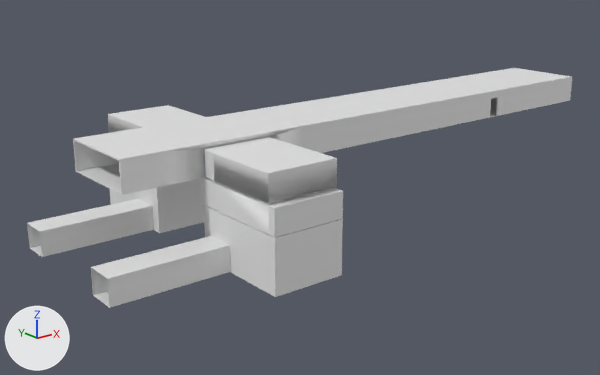
What one commit did to the FBX model TheStationThatWhispers/Assets/Art Assets/Models/Environment/Level/SecondFloor/Rest Room Area/SecondFloorRestRoomHallway.fbx.
Rendered twice from a 50 mm lens placed at (5.4, -75.9, 32.1), pointed at (65.4, -0.8, 2.0). Arrows for +X, +Y and +Z are at lower left; the lights stay in place. The picture after the commit comes second.

In view in the first picture: 'Hallway.001'.
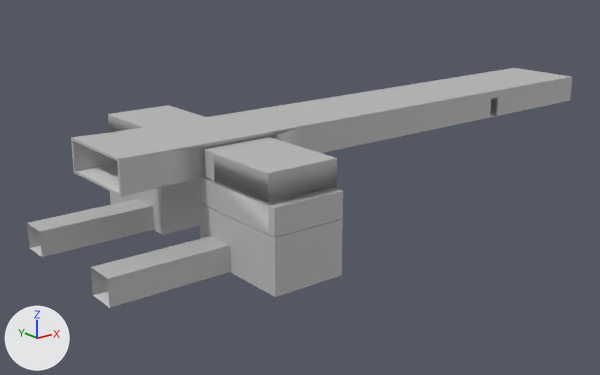
Where the change shows, as pixel boxes (x1, y1, x2, y2) in the pictures (600 x 375 px; the box of a moved part takes in the faces that stretch with it):
part 1 of me_cube_042, moved or reshaped
    before: (73, 72, 572, 238)
    after: (71, 72, 572, 239)
part 2 of me_cube_042, recoloured (white to grey)
    both: (27, 68, 572, 308)

Patch to the scene script:
```diff
--- a/TheStationThatWhispers/Assets/Art Assets/Models/Environment/Level/SecondFloor/Rest Room Area/SecondFloorRestRoomHallway.fbx.py
+++ b/TheStationThatWhispers/Assets/Art Assets/Models/Environment/Level/SecondFloor/Rest Room Area/SecondFloorRestRoomHallway.fbx.py
@@ mat_tiles_002 @@
+mat_tiles_002 = principled_material('tiles.002')
+mat_tiles_002.base_color = (0.8, 0.8, 0.8)  # white #e7e7e7
@@ mat_wall @@
+mat_wall = principled_material('wall')
+mat_wall.base_color = (0.5, 0.5, 0.5)  # grey #bcbcbc
+mat_wall.roughness = 0.553
@@ mat_ceiling @@
+mat_ceiling = principled_material('ceiling')
+mat_ceiling.base_color = (0.8, 0.8, 0.8)  # white #e7e7e7
@@ me_cube_042 @@
 # used by ob_hallway_001; location = (47.54, -3.82, 11.37)
-me_cube_042.from_pydata(...)  # 499 vertices, 482 faces; spans x -13.4..60.6, y -16.4..16.4, z -11.4..0.6
+me_cube_042.from_pydata(...)  # 493 vertices, 500 faces; spans x -13.4..60.6, y -16.4..16.4, z -11.4..0.7
+# me_cube_042 part 1
+# 30 vertices are removed from x -9.5..60.6, y -5.0..5.0, z -2.8..0.6
+# 38 faces are deleted
+# 24 vertices in x 7.1, y -16.2..16.2, z -5.7..-5.6 move by (0.1, 0.0, 0.0)
+# 20 vertices in x -0.2, y -16.2..16.2, z -5.7..-5.6 move by (-0.1, 0.0, 0.0)
+# 12 vertices in x -0.6..7.5, y 4.7, z -11.3..-2.9 move by (0.0, -0.9, 0.0)
+# 12 vertices in x -0.6..7.5, y -4.7, z -11.3..-2.9 move by (0.0, 0.9, 0.0)
+# 8 vertices move from x -0.2..7.1, y -4.9..4.9, z -5.7..-5.6 to x -0.3..7.2, y -4.0..4.0, z -5.7..-5.6
+# 24 vertices are added at x -9.6..-9.4, y -5.1..5.1, z -2.9..0.7
+# 46 new faces join them, mat_wall (grey #bcbcbc)
+# 5 new faces join them, mat_ceiling (white #e7e7e7)
+# 5 new faces join them, mat_tiles_002 (white #e7e7e7)
+# me_cube_042 part 2: 394 faces spanning x -13.4..60.6, y -16.4..16.4, z -11.4..0.6 switch from no material to mat_wall (grey #bcbcbc)
+me_cube_042.materials.append(mat_tiles_002)  # white #e7e7e7
+me_cube_042.materials.append(mat_ceiling)  # white #e7e7e7
```
